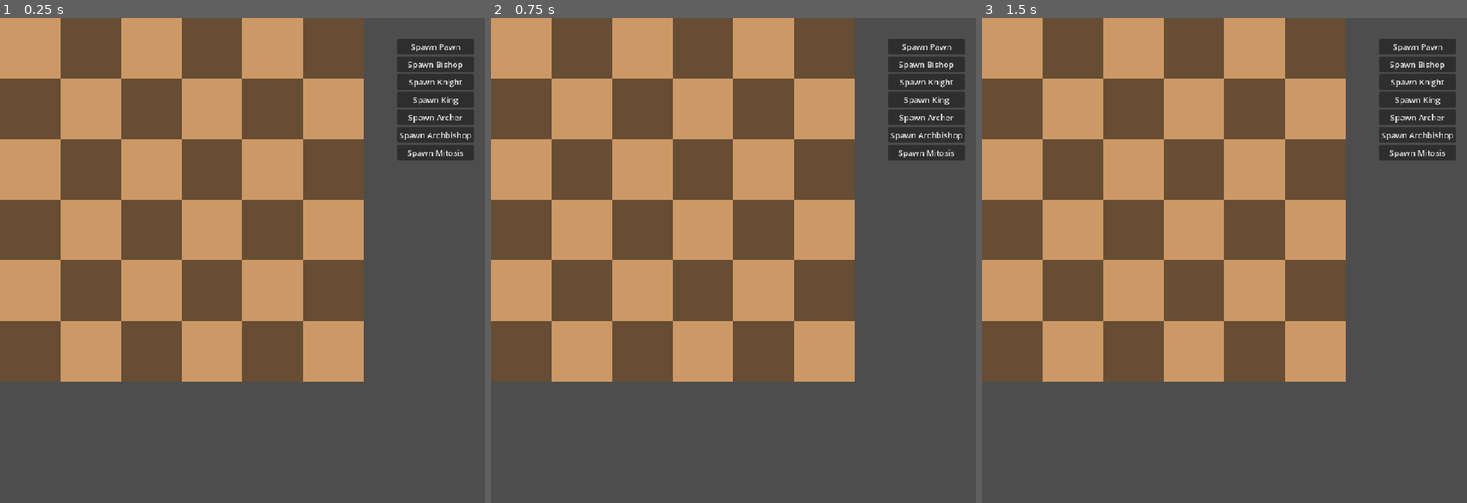
Above: before the commit, frames 1-3 (left to right).
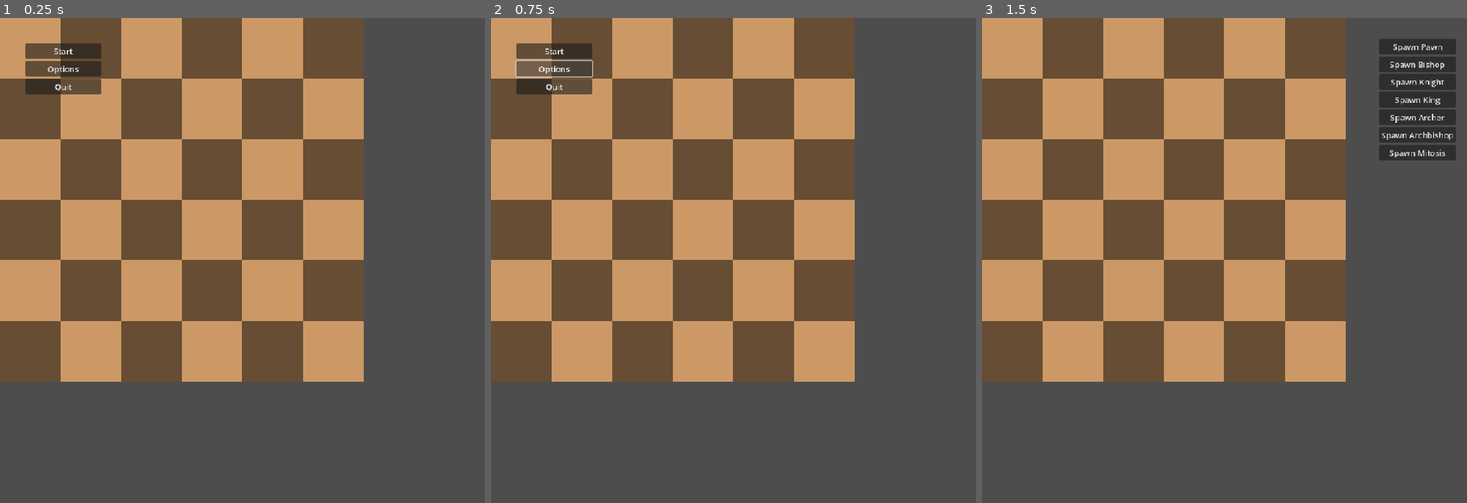
Above: after the commit, the same moments.

Repository: Wyadox/TurnBasedLite
Game: Godot game, scene res://scenes/menu.tscn
The game is run twice, just before and just after one commit, with the same random seed, the same clock (stepped at 60 frames per second) and the same inputs. Before the commit the project starts from res://scenes/game.tscn.
Inputs (mouse positions are in pixels of both pictures, inside the frame that each line leads up to):
- Up to frame 1 (0.25 s): no input
- Up to frame 2 (0.75 s): click (554, 66) at 0.5 s, where only the run after the commit has a clickable "Options"
- Up to frame 3 (1.5 s): click (1045, 51) at 1.25 s, where only the run after the commit has a clickable "Start"

The runs differ from the first frame. In frame 1, 4.9% of the frame differs, in the area x 5-98%, y 4-30%; in frame 2, 5.0%; in frame 3, nothing differs.

Commit message:
Pawn Promotion and Menu
Now the base Pawn and Mitosis Pawn promote to have base King movement as well

Also added a very barbaric main menu

Diff:
--- a/chess-game/project.godot
+++ b/chess-game/project.godot
@@ -11,7 +11,7 @@
 [application]
 
 config/name="chess-game"
-run/main_scene="uid://bxdepwhprt4pp"
+run/main_scene="uid://bxe7liyqs8vux"
 config/features=PackedStringArray("4.5", "Forward Plus")
 config/icon="res://icon.svg"
 
--- a/chess-game/scenes/game.tscn
+++ b/chess-game/scenes/game.tscn
@@ -12,15 +12,17 @@
 
 [node name="Control" type="Control" parent="."]
 layout_mode = 3
-anchors_preset = 0
-offset_right = 96.0
-offset_bottom = 94.0
+anchors_preset = 15
+anchor_right = 1.0
+anchor_bottom = 1.0
+grow_horizontal = 2
+grow_vertical = 2
 
 [node name="ColorRect" type="ColorRect" parent="Control"]
 layout_mode = 0
 offset_top = -2.0
-offset_right = 488.0
-offset_bottom = 484.0
+offset_right = 984.0
+offset_bottom = 980.0
 color = Color(0.4862745, 0.4862745, 0.4862745, 0.5882353)
 
 [node name="Win Label" type="Label" parent="Control"]
@@ -30,13 +32,13 @@
 anchor_top = 0.5
 anchor_right = 0.5
 anchor_bottom = 0.5
-offset_left = 45.0
-offset_top = 144.0
-offset_right = 347.25
-offset_bottom = 195.75
+offset_left = 204.0
+offset_top = 360.0
+offset_right = 817.0
+offset_bottom = 466.0
 grow_horizontal = 2
 grow_vertical = 2
-theme_override_font_sizes/font_size = 35
+theme_override_font_sizes/font_size = 75
 text = "Player ONE WON"
 
 [node name="Button" type="Button" parent="Control"]
@@ -46,10 +48,10 @@
 anchor_top = 2.015
 anchor_right = 2.4220002
 anchor_bottom = 2.015
-offset_left = -26.512024
-offset_top = 50.589996
-offset_right = 26.487976
-offset_bottom = 88.59
+offset_left = 420.0
+offset_top = 483.0
+offset_right = 592.0
+offset_bottom = 530.0
 grow_horizontal = 2
 grow_vertical = 2
 text = "Play
--- /dev/null
+++ b/chess-game/scenes/menu.tscn
@@ -0,0 +1,35 @@
+[gd_scene load_steps=2 format=3 uid="uid://bxe7liyqs8vux"]
+
+[ext_resource type="Script" uid="uid://ddmja5yah0iia" path="res://scripts/menu.gd" id="1_yqeox"]
+
+[node name="MainMenu" type="Control"]
+layout_mode = 3
+anchors_preset = 15
+anchor_right = 1.0
+anchor_bottom = 1.0
+grow_horizontal = 2
+grow_vertical = 2
+script = ExtResource("1_yqeox")
+
+[node name="VBoxContainer" type="VBoxContainer" parent="."]
+layout_mode = 0
+offset_left = 50.0
+offset_top = 50.0
+offset_right = 200.0
+offset_bottom = 151.0
+
+[node name="StartButton" type="Button" parent="VBoxContainer"]
+layout_mode = 2
+text = "Start"
+
+[node name="OptionsButton" type="Button" parent="VBoxContainer"]
+layout_mode = 2
+text = "Options"
+
+[node name="QuitButton" type="Button" parent="VBoxContainer"]
+layout_mode = 2
+text = "Quit"
+
+[connection signal="pressed" from="VBoxContainer/StartButton" to="." method="_on_start_button_pressed"]
+[connection signal="pressed" from="VBoxContainer/OptionsButton" to="." method="_on_options_button_pressed"]
+[connection signal="pressed" from="VBoxContainer/QuitButton" to="." method="_on_quit_button_pressed"]
--- a/chess-game/scripts/board.gd
+++ b/chess-game/scripts/board.gd
@@ -5,7 +5,6 @@
 
 @export var pieces = [];
 @export var piece_scene = preload("res://scenes/Piece.tscn")
-@export var game_script = preload("res://scripts/game.gd")
 
 @export var white_king_pos: Vector2
 @export var black_king_pos: Vector2
--- a/chess-game/scripts/game.gd
+++ b/chess-game/scripts/game.gd
@@ -79,8 +79,8 @@
 	is_dragging = false
 	player_color = Globals.COLORS.WHITE
 	status = Globals.COLORS.WHITE
-	#player2_type = Globals.PLAYER_2_TYPE.HUMAN
-	player2_type = Globals.PLAYER_2_TYPE.AI
+	player2_type = Globals.PLAYER_2_TYPE.HUMAN
+	#player2_type = Globals.PLAYER_2_TYPE.AI
 
 func get_pos_under_mouse():
 	var pos = get_global_mouse_position()
--- a/chess-game/scripts/globals.gd
+++ b/chess-game/scripts/globals.gd
@@ -18,7 +18,8 @@
 	PAWN,
 	HORSE_ARCHER,
 	ARCHBISHOP,
-	MITOSIS_PAWN
+	MITOSIS_PAWN,
+	PROMOTED_PAWN
 }
 
 const SPRITE_MAPPING = {
@@ -31,7 +32,8 @@
 		PIECE_TYPES.PAWN: Vector2i(0, 5),
 		PIECE_TYPES.HORSE_ARCHER: Vector2i(0, 3),
 		PIECE_TYPES.ARCHBISHOP: Vector2i(0, 2),
-		PIECE_TYPES.MITOSIS_PAWN: Vector2i(0, 5)
+		PIECE_TYPES.MITOSIS_PAWN: Vector2i(0, 5),
+		PIECE_TYPES.PROMOTED_PAWN: Vector2i(0, 5)
 	},
 	COLORS.WHITE:{
 		PIECE_TYPES.ROOK: Vector2i(1, 4),
@@ -42,7 +44,8 @@
 		PIECE_TYPES.PAWN: Vector2i(1, 5),
 		PIECE_TYPES.HORSE_ARCHER: Vector2i(1, 3),
 		PIECE_TYPES.ARCHBISHOP: Vector2i(1, 2),
-		PIECE_TYPES.MITOSIS_PAWN: Vector2i(1, 5)
+		PIECE_TYPES.MITOSIS_PAWN: Vector2i(1, 5),
+		PIECE_TYPES.PROMOTED_PAWN: Vector2i(1, 5)
 	},
 }
 
--- /dev/null
+++ b/chess-game/scripts/menu.gd
@@ -0,0 +1,13 @@
+extends Control
+
+
+func _on_start_button_pressed() -> void:
+	get_tree().change_scene_to_file("res://scenes/game.tscn")
+
+
+func _on_options_button_pressed() -> void:
+	pass # Replace with function body.
+
+
+func _on_quit_button_pressed() -> void:
+	get_tree().quit()
--- a/chess-game/scripts/piece.gd
+++ b/chess-game/scripts/piece.gd
@@ -15,6 +15,7 @@
 var board_handle;
 
 @export var moved: bool;
+@export var promoted: bool;
 
 func init_piece(
 	type: Globals.PIECE_TYPES,
@@ -26,6 +27,7 @@
 	color = col
 	board_position = board_pos
 	board_handle = board
+	promoted = false;
 	moved = false
 
 	update_sprite()
@@ -67,12 +69,13 @@
 	if piece_type == Globals.PIECE_TYPES.KING:
 		board_handle.register_king(board_position, color)
 
-	# Promotion for pawns to queen
-	if piece_type == Globals.PIECE_TYPES.PAWN and (
+	# Promotion for pawns to KING BEHAVIOR
+	if (piece_type == Globals.PIECE_TYPES.PAWN or piece_type == Globals.PIECE_TYPES.MITOSIS_PAWN) and (
 		(color == Globals.COLORS.BLACK and to_move[1] == 5) or
 		(color == Globals.COLORS.WHITE and to_move[1] == 0)
 	):
-		piece_type = Globals.PIECE_TYPES.QUEEN
+		#piece_type = Globals.PIECE_TYPES.PROMOTED_PAWN
+		promoted = true
 		update_sprite()
 
 	if piece_type == Globals.PIECE_TYPES.MITOSIS_PAWN and (
@@ -89,9 +92,14 @@
 
 func get_moveable_positions():
 	match piece_type:
-		Globals.PIECE_TYPES.PAWN: return pawn_threat_pos()
+		Globals.PIECE_TYPES.PAWN:
+			if promoted:
+				return king_threat_pos()
+			return pawn_move_pos()
 		Globals.PIECE_TYPES.MITOSIS_PAWN:
-			var ret = pawn_threat_pos()
+			var ret = pawn_move_pos()
+			if promoted:
+				ret += king_threat_pos()
 			ret += get_mitosis_positions()
 			return ret
 		Globals.PIECE_TYPES.BISHOP: return bishop_threat_pos()
@@ -105,8 +113,14 @@
 
 func get_threatened_positions():
 	match piece_type:
-		Globals.PIECE_TYPES.PAWN: return pawn_move_pos()
-		Globals.PIECE_TYPES.MITOSIS_PAWN: return pawn_move_pos()
+		Globals.PIECE_TYPES.PAWN:
+			if promoted == true:
+				return king_threat_pos()
+			return pawn_threat_pos()
+		Globals.PIECE_TYPES.MITOSIS_PAWN:
+			if promoted == true:
+				return king_threat_pos()
+			return pawn_threat_pos()
 		Globals.PIECE_TYPES.BISHOP: return bishop_threat_pos()
 		Globals.PIECE_TYPES.ROOK: return rook_threat_pos()
 		Globals.PIECE_TYPES.KNIGHT: return knight_threat_pos()
--- a/chess-game/scripts/setup_phase_ui.gd
+++ b/chess-game/scripts/setup_phase_ui.gd
@@ -47,7 +47,6 @@
 	if (valid_spawn(Globals.PIECE_TYPES.ARCHBISHOP)):
 		emit_signal("spawn_piece", Globals.PIECE_TYPES.ARCHBISHOP)
 
-
 func _on_mitosis_button_pressed() -> void:
 	print("Mitosis")
 	if (valid_spawn(Globals.PIECE_TYPES.MITOSIS_PAWN)):
Not shown, added: chess-game/scripts/menu.gd.uid
